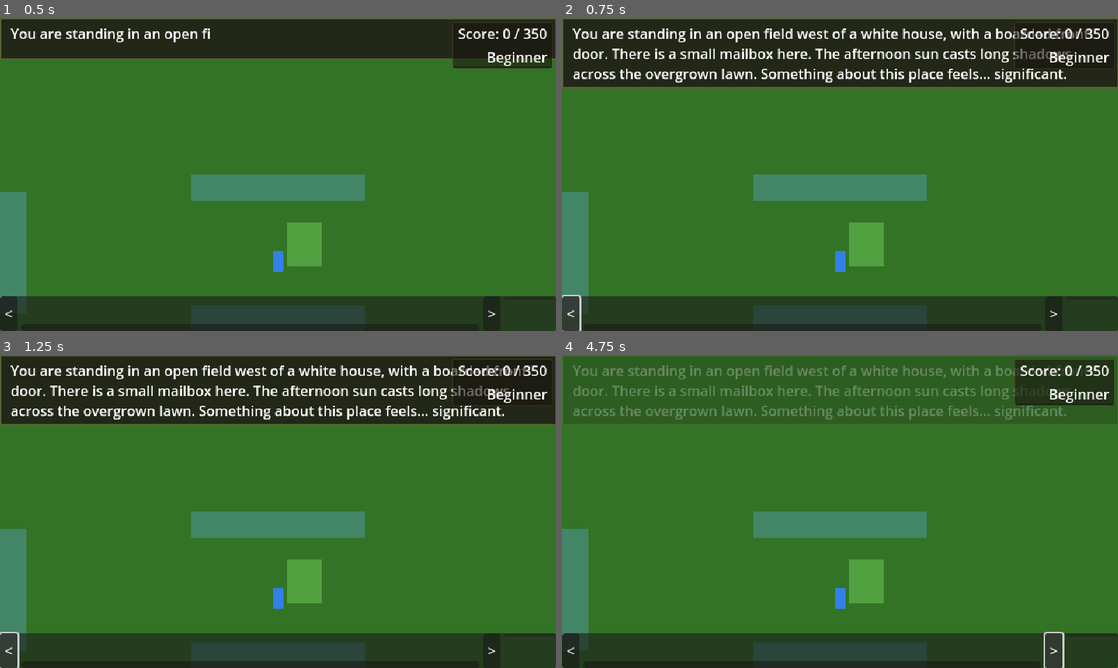
Above: before the commit, frames 1-4 (two rows, left to right).
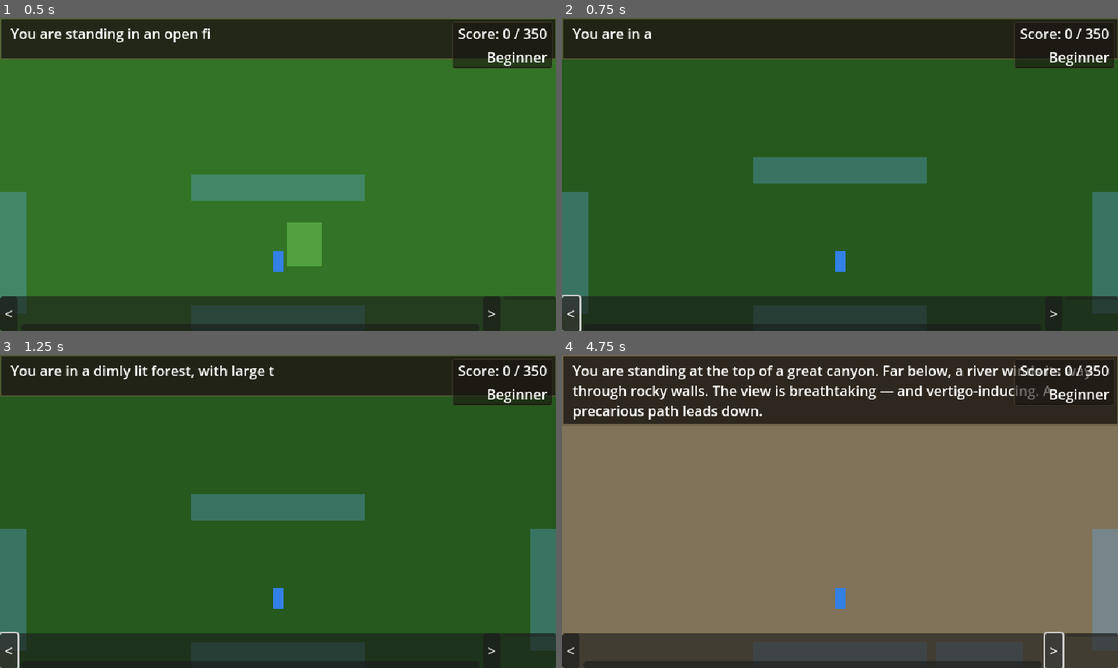
Above: after the commit, the same moments.

Repository: mpaustian/zork
Game: Godot game, scene res://scenes/main.tscn
Same seed, same stepped clock (60 frames per second), same inputs: the game is played once before the commit and once after it.
Inputs:
- Up to frame 1 (0.5 s): no input
- Up to frame 2 (0.75 s): click "<" at 0.5 s
- Up to frame 3 (1.25 s): no input
- Up to frame 4 (4.75 s): click ">" at 1.25 s; click "<" at 2 s; click ">" at 2.75 s; click "<" at 3.5 s; click ">" at 4.25 s

Frame 1 is identical in both runs. In frame 2, 75% of the frame differs, in the area x 0-100%, y 3-100%; in frame 3, 75%; in frame 4, 93%, in the area x 0-100%, y 0-100%.

Commit message:
Fix hotspot clicks by dispatching from main input handler
Area2D input_event signals weren't firing due to UI CanvasLayer Controls
intercepting mouse events before physics picking. Now main.gd actively
detects hotspots under the cursor and dispatches clicks directly.
Also adds right-click verb coin support from main input handler.

Co-Authored-By: Claude Opus 4.6 (1M context) <noreply@anthropic.com>

Diff:
--- a/scripts/main.gd
+++ b/scripts/main.gd
@@ -26,15 +26,24 @@
 	elif event.is_action_released("highlight_hotspots"):
 		_hide_hotspots()
 
-	# Left-click on empty space = walk there
+	if GameManager.state != GameManager.GameState.PLAYING:
+		return
+
+	# Left-click: interact with hotspot or walk to location
 	if event.is_action_pressed("interact"):
-		if GameManager.state != GameManager.GameState.PLAYING:
-			return
-		# Only walk if we didn't click a hotspot or UI
-		if not _is_over_hotspot() and not _is_over_ui():
+		var hotspot := _get_hotspot_under_cursor()
+		if hotspot:
+			hotspot.hotspot_clicked.emit(hotspot, _get_default_verb(hotspot))
+		elif not _is_over_ui():
 			var player := get_tree().get_first_node_in_group("player")
 			if player and player.has_method("move_to"):
 				player.move_to(get_global_mouse_position())
+
+	# Right-click: show verb coin
+	elif event.is_action_pressed("context_menu"):
+		var hotspot := _get_hotspot_under_cursor()
+		if hotspot:
+			hotspot.hotspot_clicked.emit(hotspot, "verb_coin")
 
 
 func _show_hotspots() -> void:
@@ -51,7 +60,7 @@
 			room.hide_all_hotspots()
 
 
-func _is_over_hotspot() -> bool:
+func _get_hotspot_under_cursor() -> Hotspot:
 	var space := get_world_2d().direct_space_state
 	var query := PhysicsPointQueryParameters2D.new()
 	query.position = get_global_mouse_position()
@@ -61,8 +70,18 @@
 	for result in results:
 		var collider: Object = result["collider"]
 		if collider is Hotspot:
-			return true
-	return false
+			return collider as Hotspot
+	return null
+
+
+func _get_default_verb(hotspot: Hotspot) -> String:
+	match hotspot.hotspot_type:
+		Hotspot.HotspotType.EXIT:
+			return "walk"
+		Hotspot.HotspotType.ITEM:
+			return "take"
+		_:
+			return "look"
 
 
 func _is_over_ui() -> bool:
